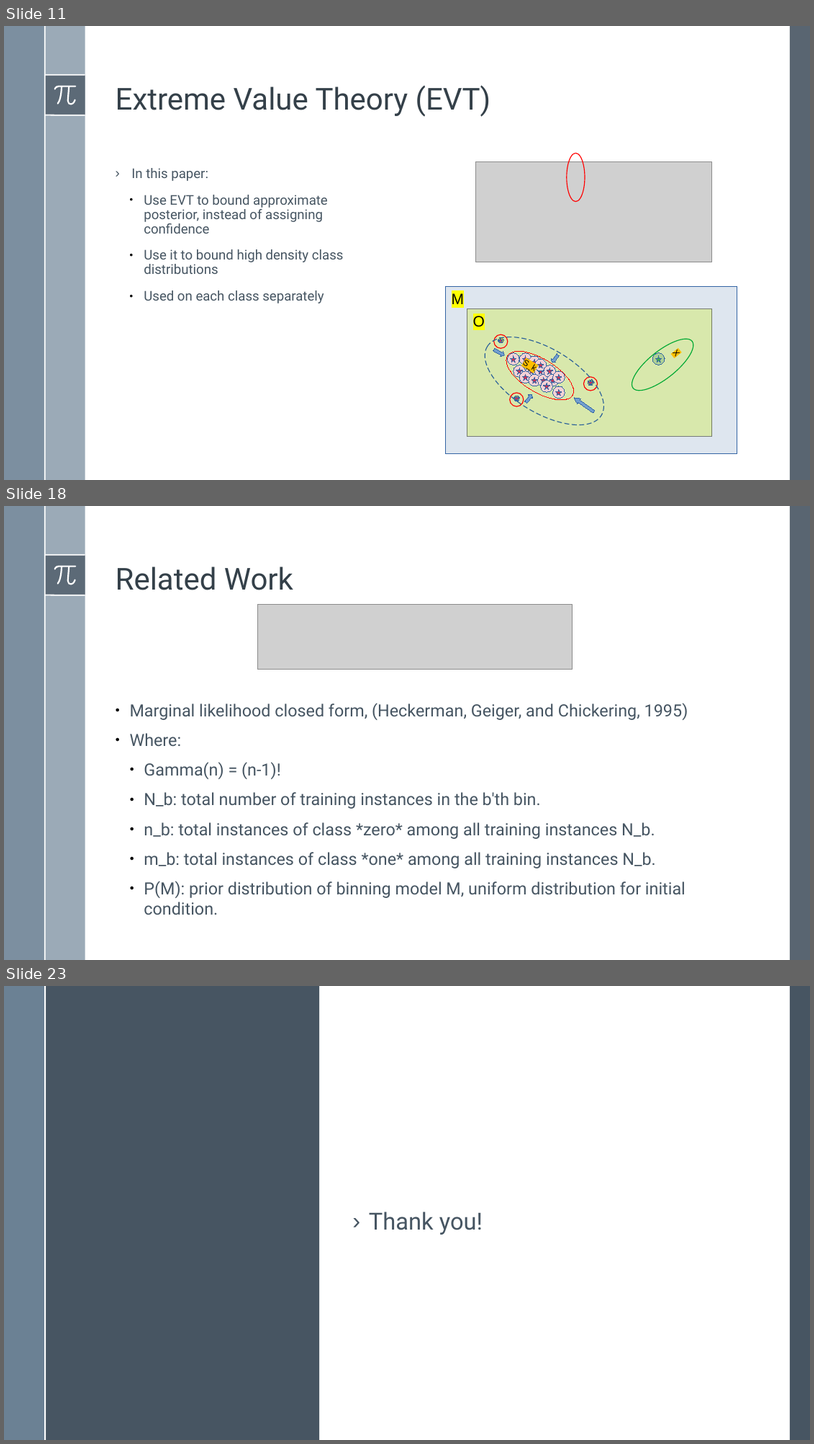
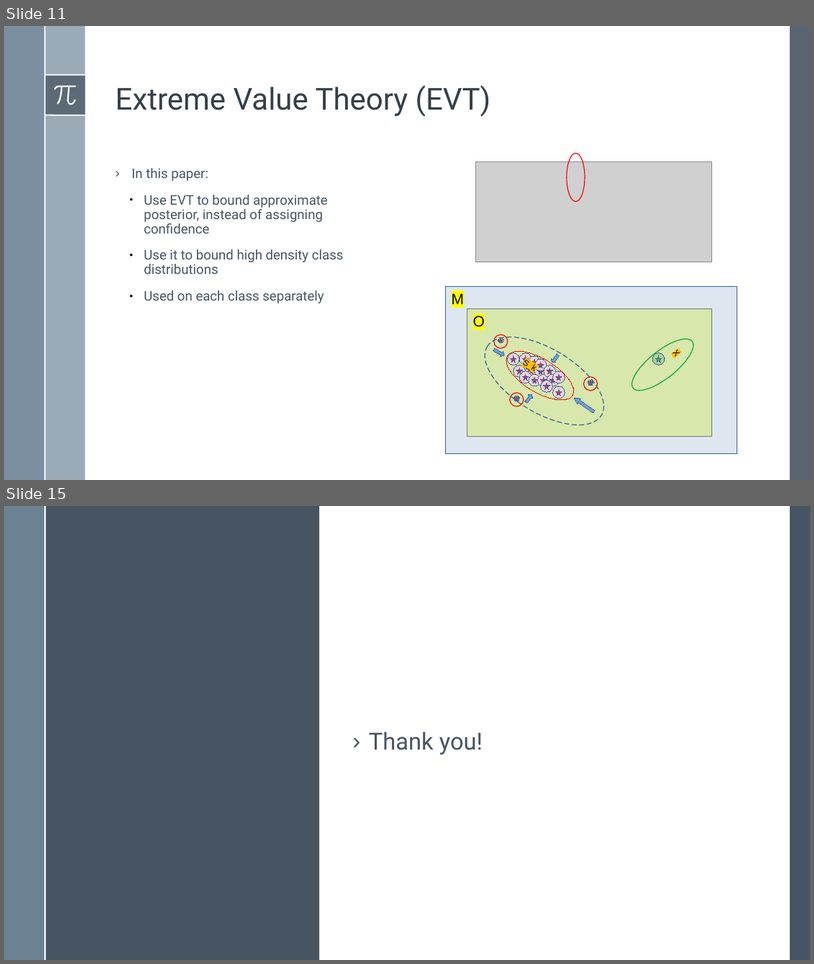
Before and after one commit to BardiaMojra/presentations, a slide deck: unified_probabilistic_deep_continual_learning_through_generative_replay_and_open_set_recognition/presentation.odp. Shown one above the other, each under a label of ours: slides 11, 18 and 23 before the commit, slides 11 and 15 after it; the slides between them are not shown. The pictures are 814x1444 and 814x964 pixels, drawn with LibreOffice and Linux fonts; fonts in the diff are those of the drawing; grey boxes stand for pictures. Boxes give left, top, right and bottom in pixels: in the first picture for what was removed or moved away, otherwise in the second. Text is boxed around its words. In the diff, an @@ line names an element or a change of style, - is before the commit and + after.

```diff
--- a/unified_probabilistic_deep_continual_learning_through_generative_replay_and_open_set_recognition/presentation.odp
+++ b/unified_probabilistic_deep_continual_learning_through_generative_replay_and_open_set_recognition/presentation.odp
@@ slide 18 removed at box(4, 506, 810, 960), background #FFFFFF; not listed: 8 template elements that a slide beside it also shows @@
@@ text removed at box(116, 566, 293, 590) @@
-Related Work
@@ picture removed at box(257, 605, 573, 669) @@
@@ text removed at box(130, 703, 689, 914) @@
-● Marginal likelihood closed form, (Heckerman, Geiger, and Chickering, 1995)
-● Where:
-  ● Gamma(n) = (n-1)!
-  ● N_b: total number of training instances in the b'th bin.
-  ● n_b: total instances of class *zero* among all training instances N_b.
-  ● m_b: total instances of class *one* among all training instances N_b.
-  ● P(M): prior distribution of binning model M, uniform distribution for initial condition.
@@ what was slide 23 is now slide 15 @@
```
Also in this commit, not shown: 3 slides changed, 3 slides added, 10 other slides removed, 1 other file.
